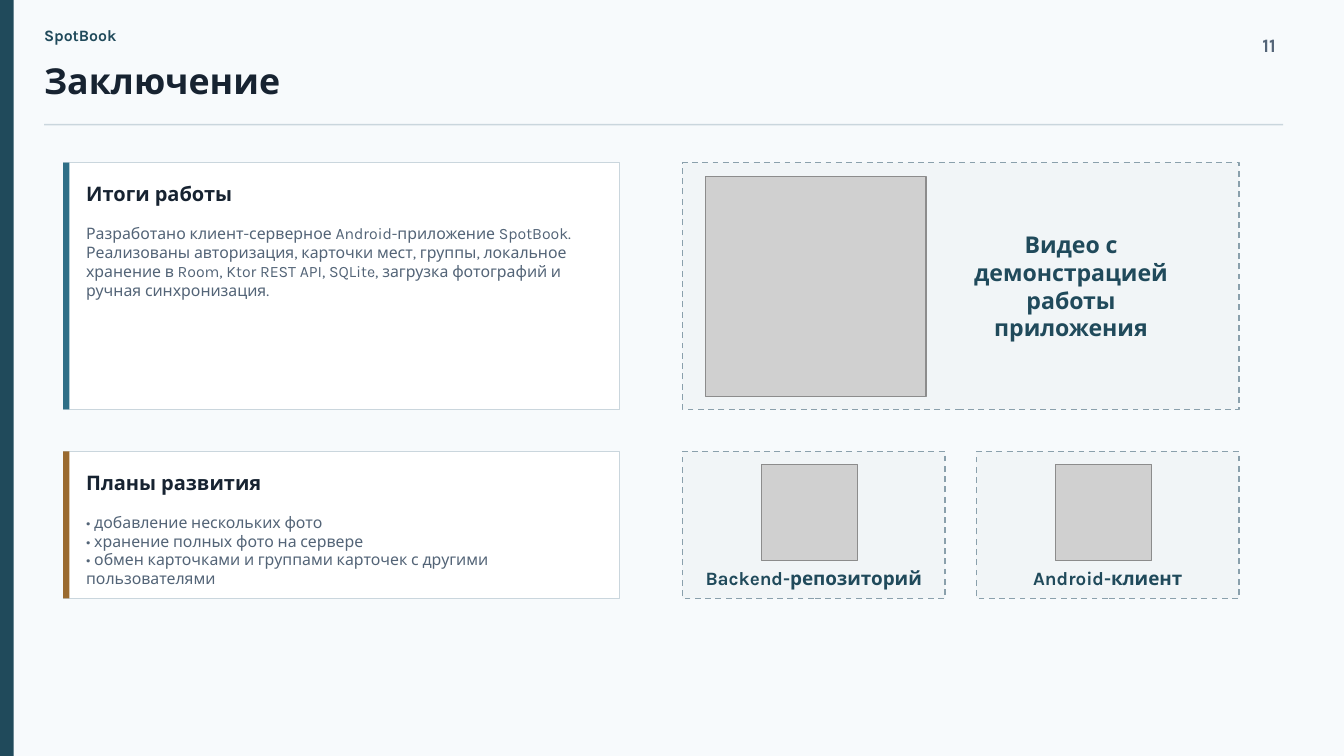
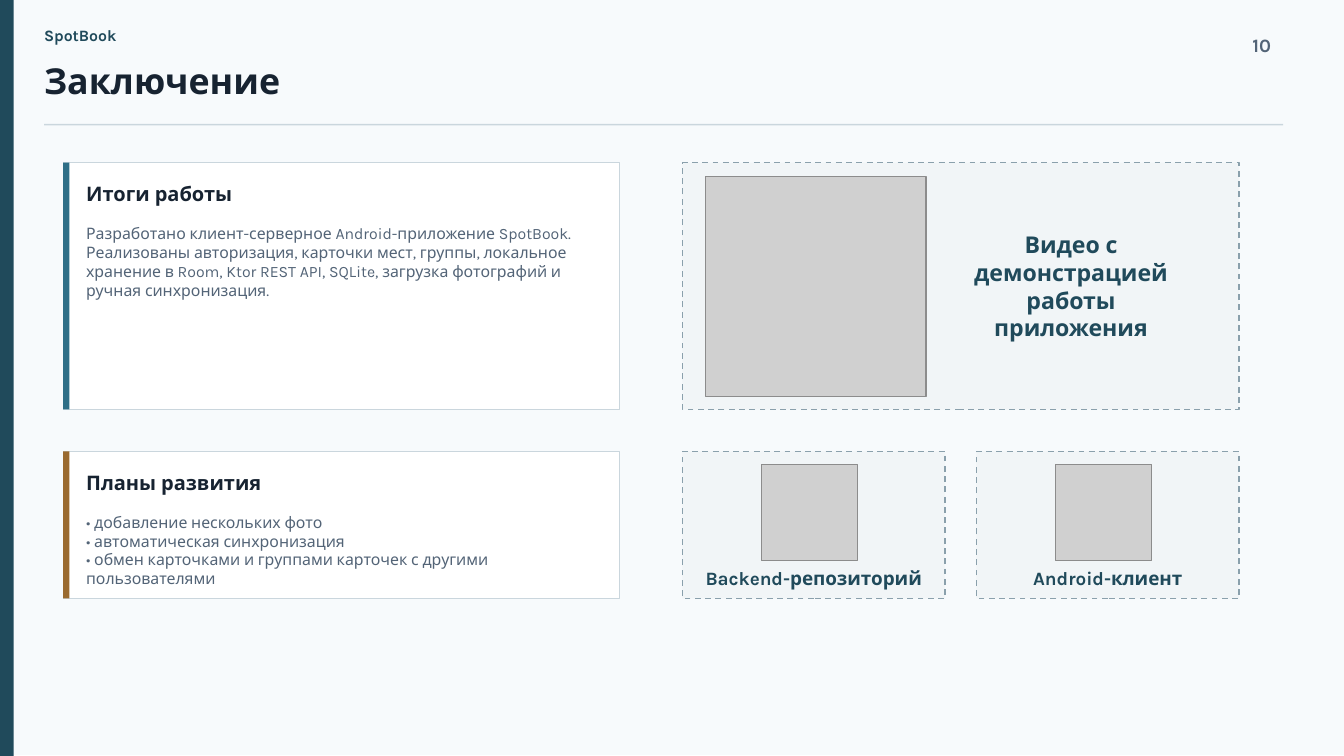
Before and after one commit to ArimanAvari/spotbook-presentation, a slide deck: slide 10 of SpotBook_Презентация_на_защиту_Финальная.pptx (slide 11 before the commit). Drawn at 1344x756 pixels with LibreOffice and Linux fonts; fonts in the diff are those of the drawing; grey boxes stand for pictures. Boxes give left, top, right and bottom in pixels: in the first picture for what was removed or moved away, otherwise in the second. Text is boxed around its words. In the diff, an @@ line names an element or a change of style, - is before the commit and + after.

```diff
--- a/SpotBook_Презентация_на_защиту_Финальная.pptx
+++ b/SpotBook_Презентация_на_защиту_Финальная.pptx
@@ text at <box>1252,39,1271,52</box>: text changed @@
-11
+10
@@ text at <box>94,538,345,551</box>: text changed @@
-• хранение полных фото на сервере
+• автоматическая синхронизация
```
Also in this commit, not shown: 3 other slides changed, 1 slide removed.
